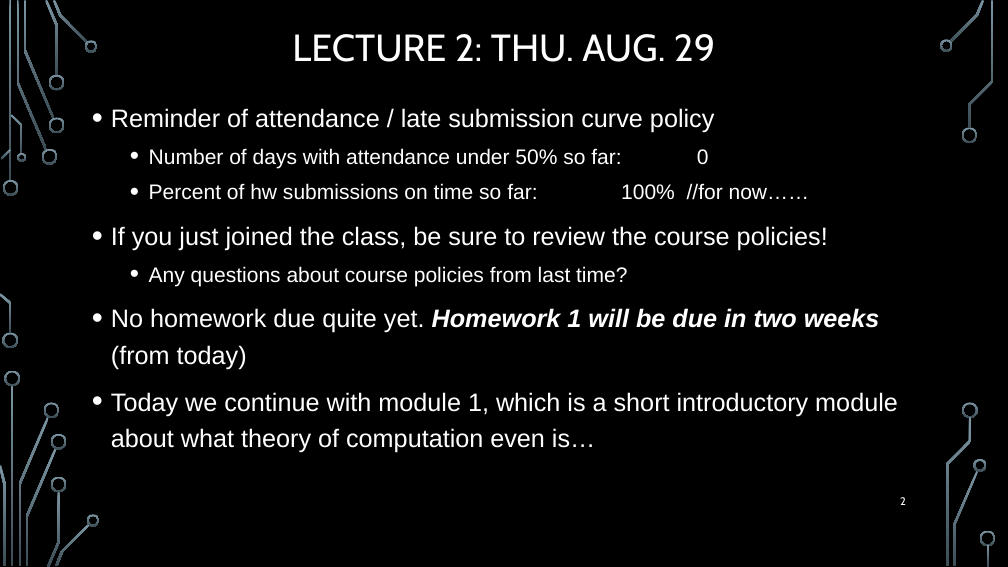
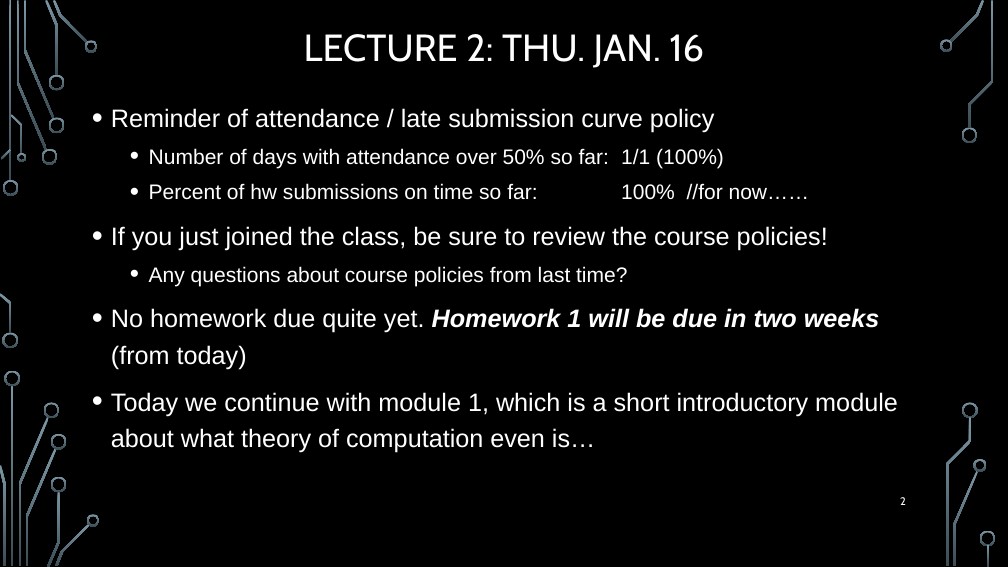
Before and after one commit to markfloryan/dmt2, a slide deck: slide 2 of slides/00-DailyAnnouncements.pptx. Drawn at 1008x567 pixels with LibreOffice and Linux fonts; fonts in the diff are those of the drawing; background and template pictures are left out. Boxes give left, top, right and bottom in pixels: in the first picture for what was removed or moved away, otherwise in the second. Text is boxed around its words. In the diff, an @@ line names an element or a change of style, - is before the commit and + after.

```diff
--- a/slides/00-DailyAnnouncements.pptx
+++ b/slides/00-DailyAnnouncements.pptx
@@ title at (x1=304, y1=34, x2=704, y2=68): text changed @@
-LECTURE 2: THU. AUG. 29
+LECTURE 2: THU. JAN. 16
@@ text at (x1=149, y1=148, x2=724, y2=168): text changed @@
-  • Number of days with attendance under 50% so far: 0
+  • Number of days with attendance over 50% so far: 1/1 (100%)
```
Also in this commit, not shown: 1 slide added, 1 other file.
